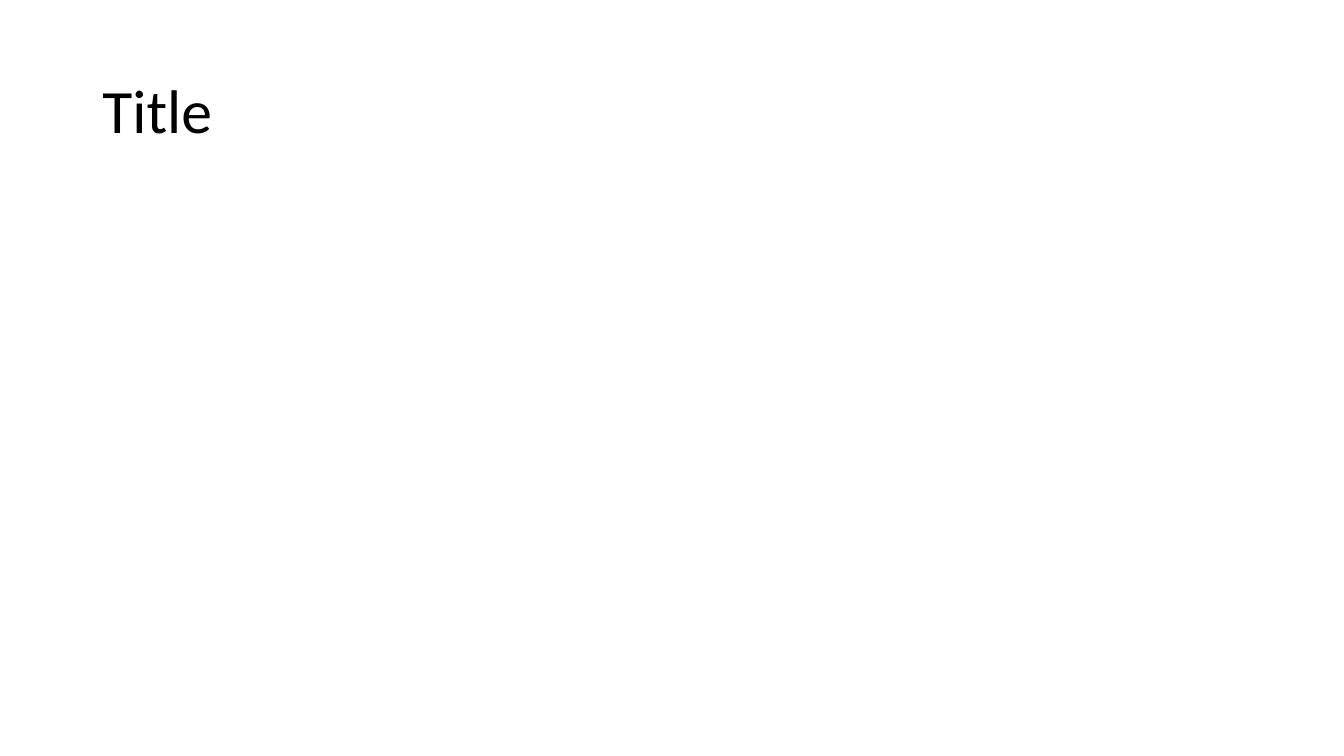
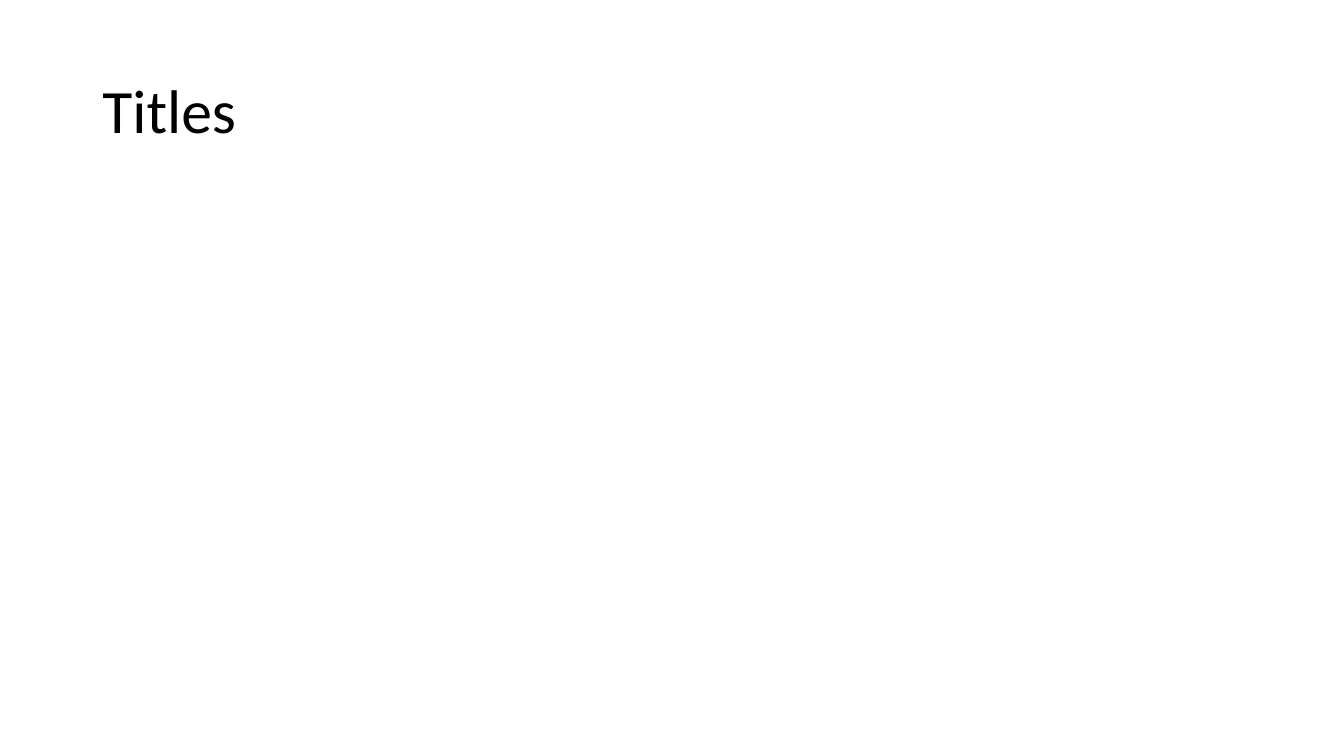
Before and after one commit to JoZonneveld/TCR-python-lessons, a slide deck: slide 3 of Lessons/Lesson 3/Arrays.pptx. Drawn at 1344x756 pixels with LibreOffice and Linux fonts; fonts in the diff are those of the drawing; background and template pictures are left out. Boxes give left, top, right and bottom in pixels: in the first picture for what was removed or moved away, otherwise in the second. Text is boxed around its words. In the diff, an @@ line names an element or a change of style, - is before the commit and + after.

Commit message:
change

```diff
--- a/Lessons/Lesson 3/Arrays.pptx
+++ b/Lessons/Lesson 3/Arrays.pptx
@@ title at <box>102,90,236,134</box>: text changed @@
-Title
+Titles
```
